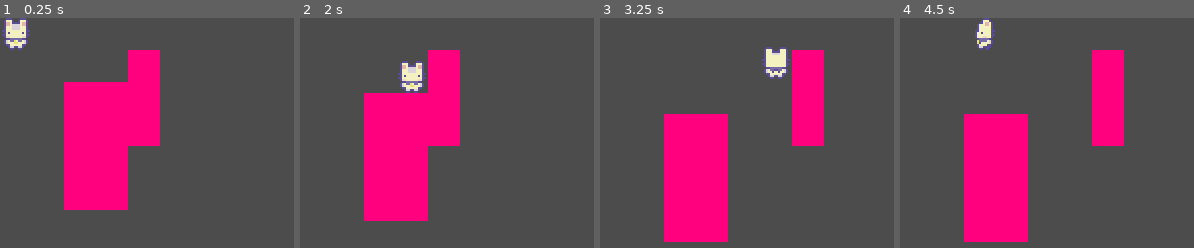
Above: before the commit, frames 1-4 (left to right).
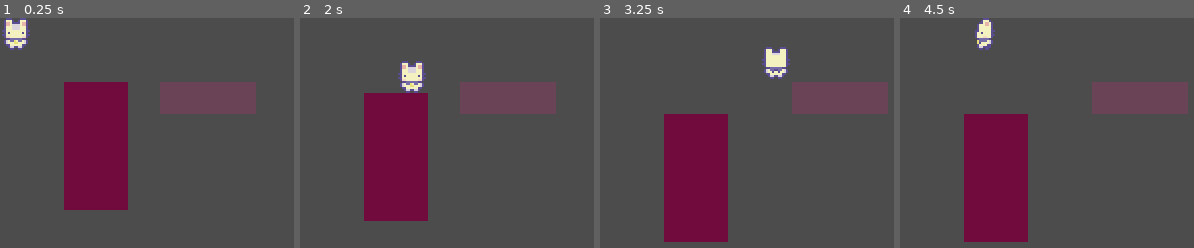
Above: after the commit, the same moments.

Repository: Women-in-Computing-at-RIT/WiC_Projects_RPG
Game: Godot game, scene res://Mechanics/GridPhysics/ExampleScene.tscn
Two runs of this game, one before a commit and one after it. Both use one fixed random seed, a clock stepped at 60 frames per second and the inputs below. This scene is started directly instead of the project's main scene.
Inputs:
- Up to frame 1 (0.25 s): no input
- Up to frame 2 (2 s): tap Enter at 0.5 s; hold Right (ui_right) 0.53-1.28 s; hold Down (ui_down) from 1.28 s (still down)
- Up to frame 3 (3.25 s): release Down (ui_down) at 2.03 s; hold Right (ui_right) 2.03-2.78 s; hold Up (ui_up) from 2.78 s (still down)
- Up to frame 4 (4.5 s): release Up (ui_up) at 3.53 s; hold Left (ui_left) from 3.53 s (still down)

The runs differ from the first frame. In frame 1, 21% of the frame differs, in the area x 21-88%, y 13-84%; in frame 2, 21%; in frame 3, 20%; in frame 4, 20%.
Error after the commit: Invalid call. Nonexistent function '_set_size' in base 'Nil'. (res://Mechanics/GridPhysics/SampleObject/SampleObject.gd:25)

Commit message:
Make some grid physics nodes into tools that update in the editor

Diff:
--- a/Mechanics/GridPhysics/AxisAlignedBody/AxisAlignedBody2D.gd
+++ b/Mechanics/GridPhysics/AxisAlignedBody/AxisAlignedBody2D.gd
@@ -1,9 +1,10 @@
+tool
 extends KinematicBody2D
 
 class_name AxisAlignedBody2D
 
-export var collider_size = Vector2.ONE
-export var is_movable = true
+export var collider_size = Vector2.ONE setget _on_size_changed
+export var is_movable = true setget _on_is_movable_changed
 
 var collider
 
@@ -14,6 +15,22 @@
 	position = position.snapped(Vector2.ONE * GridProperties.TILE_SIZE)
 	add_collider()
 	add_rays()
+
+# Invoked when the collider size is changed
+# This should only happen from the editor via the inspector
+# Ensures that the editor preview of this node will update
+# when any changes are made
+func _on_size_changed(size):
+	collider_size = size
+	add_rays()
+	add_collider()
+	update()
+	property_list_changed_notify()
+
+func _on_is_movable_changed(is_movable_now):
+	is_movable = is_movable_now
+	add_rays()
+	update()
 	property_list_changed_notify()
 
 func has_collider() -> bool:
@@ -21,7 +38,14 @@
 
 func add_rays():
 	if not is_movable or not has_collider():
+		if self.rays != null:
+			remove_child(self.rays)
+			self.rays.queue_free()
+			self.rays = null
 		return
+
+	if self.rays != null:
+		self.rays.queue_free()
 
 	self.rays = RayMatrix2D.new(collider_size)
 	self.rays.add_excluded_object(self)
@@ -43,4 +67,9 @@
 	if not has_collider():
 		return
 
-	add_child(create_collider())
+	if collider != null:
+		remove_child(collider)
+		collider.queue_free()
+
+	collider = create_collider()
+	add_child(collider)
--- a/Mechanics/GridPhysics/AxisAlignedBody/ExampleObject.gd
+++ /dev/null
@@ -1,21 +0,0 @@
-extends AxisAlignedBody2D
-
-export var color = Color(255.0, 0.0, 0.0)
-
-onready var rect = $ColorRect
-# Declare member variables here. Examples:
-# var a = 2
-# var b = "text"
-
-
-# Called when the node enters the scene tree for the first time.
-func _ready():
-	var scaled_size = collider_size * GridProperties.TILE_SIZE
-
-	rect._set_size(scaled_size)
-	rect.set_frame_color(color)
-
-
-# Called every frame. 'delta' is the elapsed time since the previous frame.
-#func _process(delta):
-#	pass
--- a/Mechanics/GridPhysics/ExampleScene.tscn
+++ b/Mechanics/GridPhysics/ExampleScene.tscn
@@ -10,7 +10,9 @@
 [node name="GridPlayer" parent="YSort" instance=ExtResource( 3 )]
 
 [node name="SampleObject" parent="YSort" instance=ExtResource( 1 )]
+fillColor = Color( 0.447059, 0.0470588, 0.247059, 1 )
 
 [node name="SampleObject2" parent="YSort" instance=ExtResource( 1 )]
-position = Vector2( 64, 16 )
-collider_size = Vector2( 1, 3 )
+position = Vector2( 80, 32 )
+collider_size = Vector2( 3, 1 )
+fillColor = Color( 0.423529, 0.266667, 0.345098, 1 )
--- a/Mechanics/GridPhysics/GridPlayer/GridPlayer.gd
+++ b/Mechanics/GridPhysics/GridPlayer/GridPlayer.gd
@@ -1,3 +1,4 @@
+tool
 extends AxisAlignedBody2D
 
 var animation_speed = 3
--- a/Mechanics/GridPhysics/SampleObject/SampleObject.gd
+++ b/Mechanics/GridPhysics/SampleObject/SampleObject.gd
@@ -1,7 +1,8 @@
+tool
 extends AxisAlignedBody2D
 
 # Exposes a 'fillColor' property in the inspector
-export var fillColor = Color(1.0, 0.0, 0.5)
+export var fillColor = Color(1.0, 0.0, 0.5) setget _on_color_changed
 
 onready var rect = $ColorRect
 
@@ -9,3 +10,16 @@
 	var scaled_size = collider_size * GridProperties.TILE_SIZE
 	rect._set_size(scaled_size)
 	rect.set_frame_color(fillColor)
+
+func _on_color_changed(color):
+	fillColor = color
+	if rect:
+		rect.set_frame_color(fillColor)
+		rect.update()
+	property_list_changed_notify()
+
+# Override _on_size_changed to resize the background when the
+# collider size is changed from the editor inspector
+func _on_size_changed(size):
+	._on_size_changed(size)
+	rect._set_size(size * GridProperties.TILE_SIZE)
Not shown, added: Mechanics/GridPhysics/README.md
